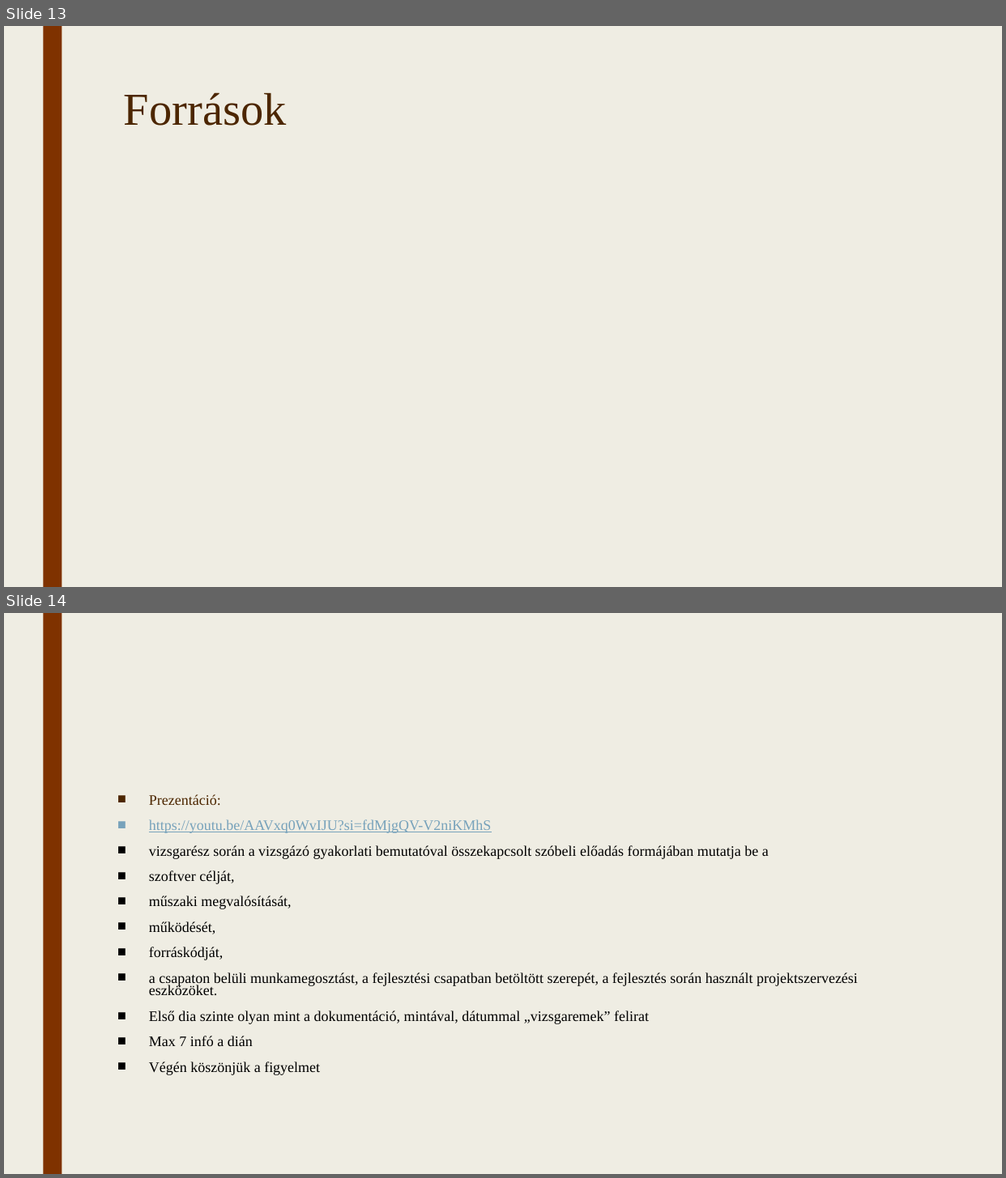
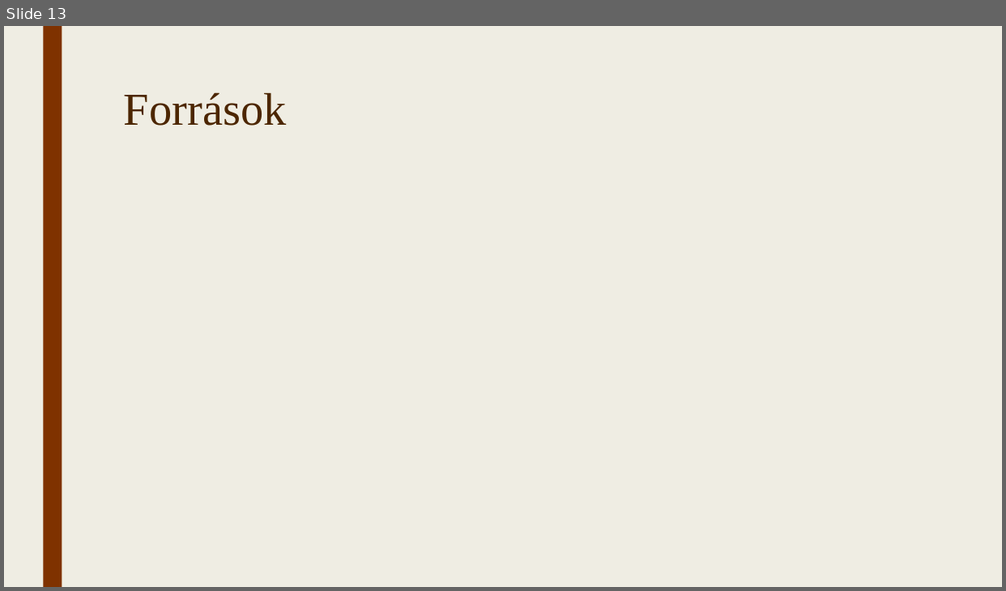
Before and after one commit to TothpalIstvano/13_S1_4_vizsgaremek, a slide deck: Fájlok/Bemutató.pptx. Shown one above the other, each under a label of ours: slides 13 and 14 before the commit, slide 13 after it. The pictures are 1006x1178 and 1006x591 pixels, drawn with LibreOffice and Linux fonts; fonts in the diff are those of the drawing. Boxes give left, top, right and bottom in pixels: in the first picture for what was removed or moved away, otherwise in the second. Text is boxed around its words. In the diff, an @@ line names an element or a change of style, - is before the commit and + after.

```diff
--- a/Fájlok/Bemutató.pptx
+++ b/Fájlok/Bemutató.pptx
@@ slide 14 removed at [4,613,1002,1174], background #EFEDE3; not listed: 1 template element that a slide beside it also shows @@
@@ text removed at [149,794,858,1076] @@
-■ Prezentáció:
-■ https://youtu.be/AAVxq0WvIJU?si=fdMjgQV-V2niKMhS
-■ vizsgarész során a vizsgázó gyakorlati bemutatóval összekapcsolt szóbeli előadás formájában mutatja be a
-■ szoftver célját,
-■ műszaki megvalósítását,
-■ működését,
-■ forráskódját,
-■ a csapaton belüli munkamegosztást, a fejlesztési csapatban betöltött szerepét, a fejlesztés során használt projektszervezési eszközöket.
-■ Első dia szinte olyan mint a dokumentáció, mintával, dátummal „vizsgaremek” felirat
-■ Max 7 infó a dián
-■ Végén köszönjük a figyelmet
```
Also in this commit, not shown: 1 slide changed, 1 slide added, 1 other slide removed, 7 other files.
